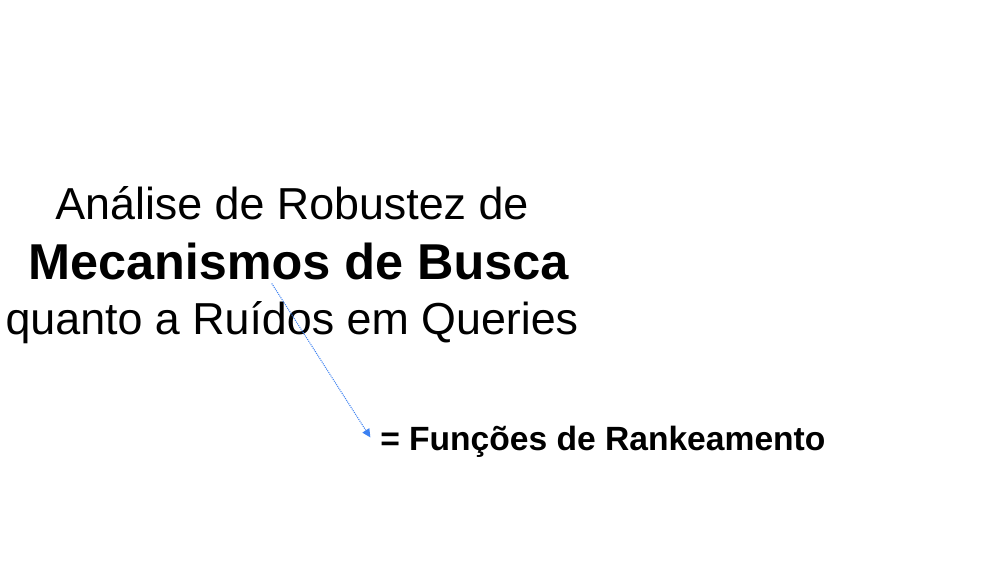
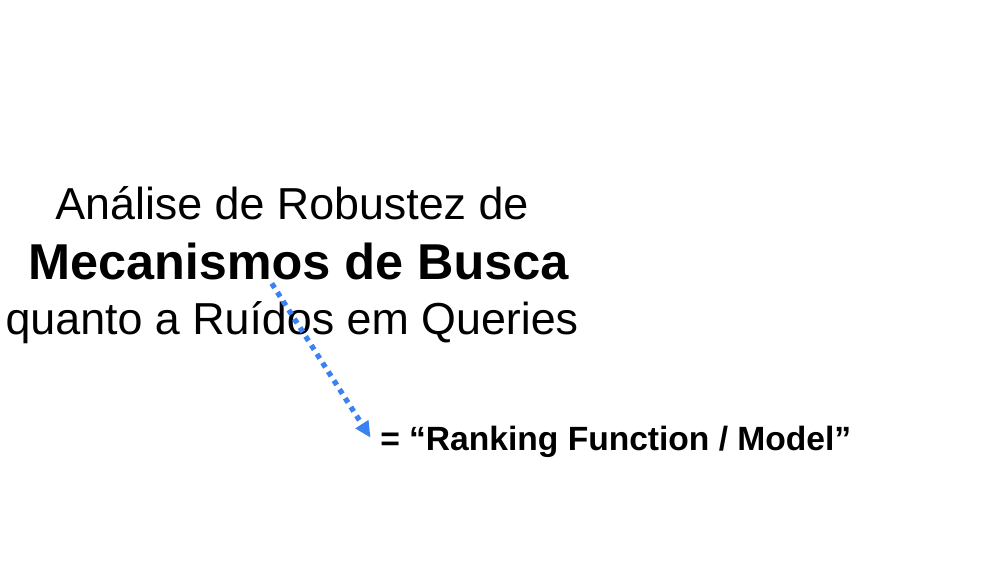
Before and after one commit to leonardo3108/robustez-query, a slide deck: slide 22 of docs/presentations/Apresentação 3 - 20211124.pptx (slide 21 before the commit). Drawn at 1008x567 pixels with LibreOffice and Linux fonts; fonts in the diff are those of the drawing. Boxes give left, top, right and bottom in pixels: in the first picture for what was removed or moved away, otherwise in the second. Text is boxed around its words. In the diff, an @@ line names an element or a change of style, - is before the commit and + after.

```diff
--- a/docs/presentations/Apresentação 3 - 20211124.pptx
+++ b/docs/presentations/Apresentação 3 - 20211124.pptx
@@ arrow (272, 283) - (370, 437): stroke #3C81F3 0.75 pt dashed to #3C81F3 3.75 pt dashed @@
@@ text at box(409, 425, 851, 457): text changed @@
-= Funções de Rankeamento
+= “Ranking Function / Model”
```
Also in this commit, not shown: 1 other slide changed, 1 slide added.
